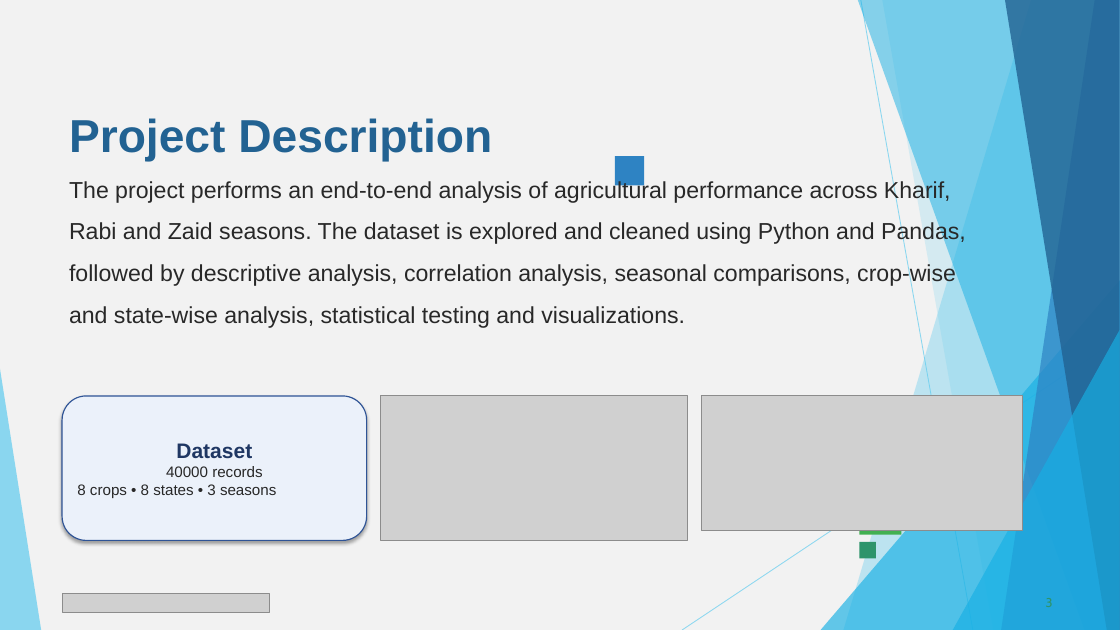
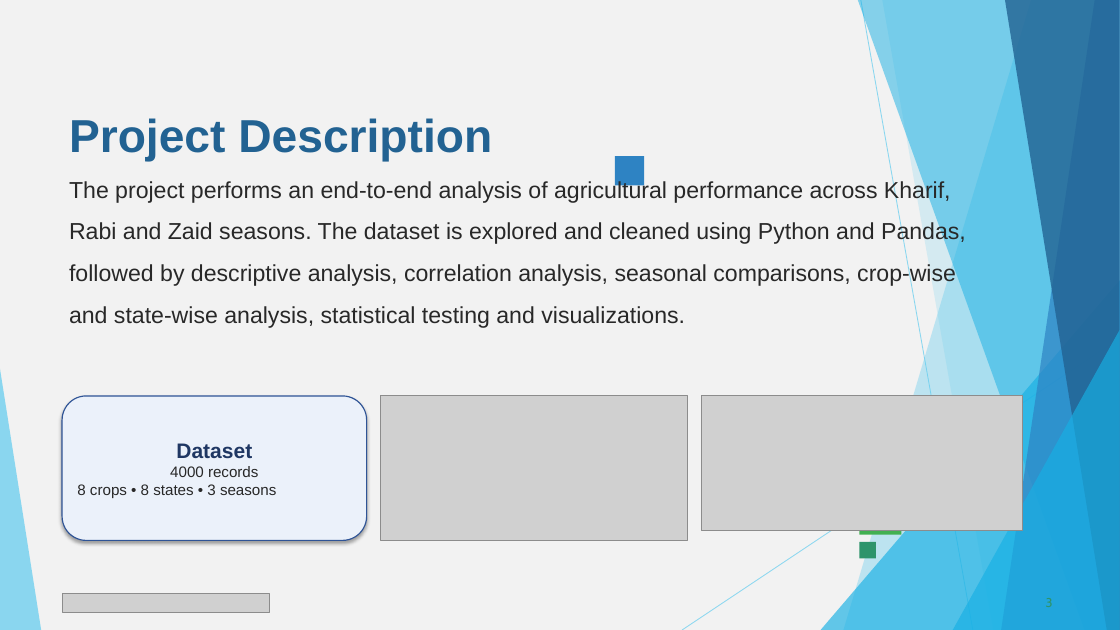
Before and after one commit to adishukla10/Seasonal-Agriculture-Performance-Analysis, a slide deck: slide 3 of Seasonal_Agriculture_Performance_Analysis_Presentation.pptx. Drawn at 1120x630 pixels with LibreOffice and Linux fonts; fonts in the diff are those of the drawing; grey boxes stand for pictures. Boxes give left, top, right and bottom in pixels: in the first picture for what was removed or moved away, otherwise in the second. Text is boxed around its words. In the diff, an @@ line names an element or a change of style, - is before the commit and + after.

```diff
--- a/Seasonal_Agriculture_Performance_Analysis_Presentation.pptx
+++ b/Seasonal_Agriculture_Performance_Analysis_Presentation.pptx
@@ text in rounded rectangle at (77,466,276,498): text changed @@
-40000 records
-8 crops • 8 states • 3 seasons
+4000 records
+8 crops • 8 states • 3 seasons
```
